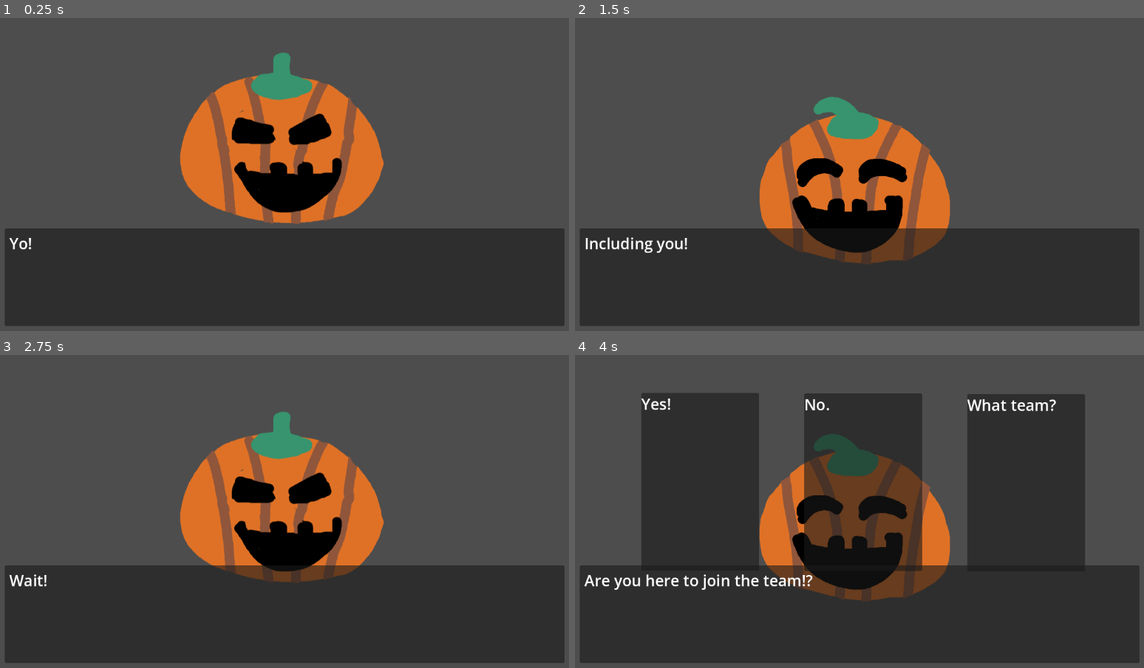
Above: before the commit, frames 1-4 (two rows, left to right).
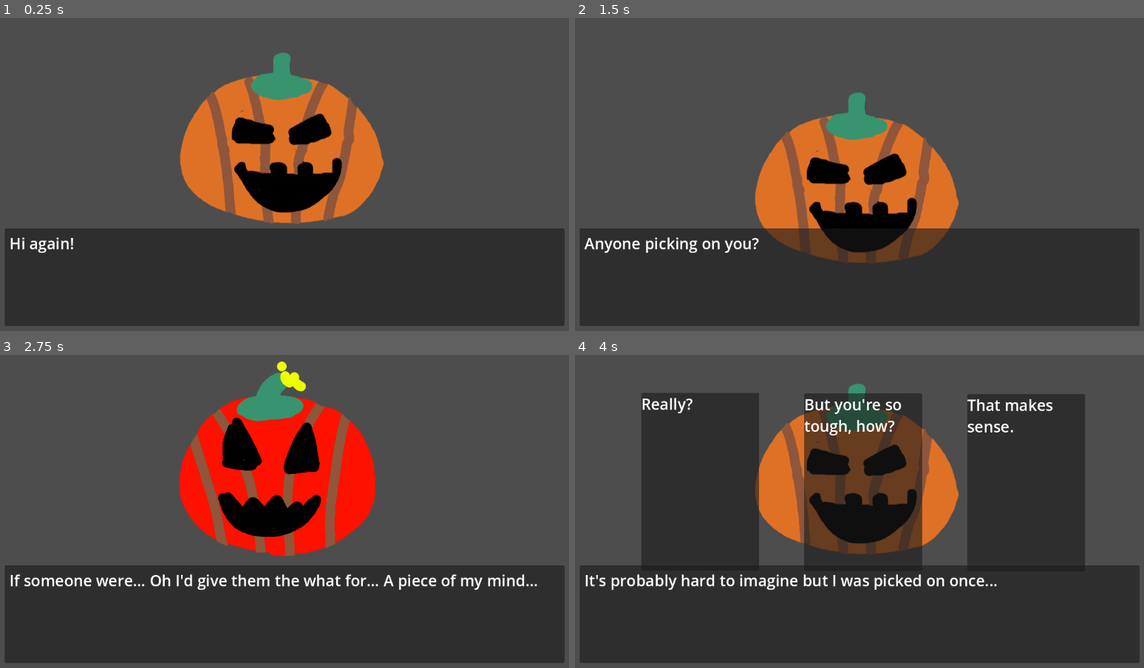
Above: after the commit, the same moments.

Repository: EuanGould/BlongersQuest2
Game: Godot game, scene res://Scenes/Dialogue.tscn
Two runs of this game, one before a commit and one after it. Both use one fixed random seed, a clock stepped at 60 frames per second and the inputs below.
Inputs:
- Up to frame 1 (0.25 s): no input
- Up to frame 2 (1.5 s): tap Space (progressDialogue) at 0.6, 1.35 s
- Up to frame 3 (2.75 s): tap Space (progressDialogue) at 2.1 s
- Up to frame 4 (4 s): tap Space (progressDialogue) at 2.85, 3.6 s

The runs differ from the first frame. In frame 1, 0.2% of the frame differs, in the area x 1-13%, y 70-75%; in frame 2, 5.6%; in frame 3, 19%, in the area x 1-95%, y 1-75%; in frame 4, 17%.

Commit message:
more dialogue

Diff:
--- a/Scenes/dialoguemanager.gd
+++ b/Scenes/dialoguemanager.gd
@@ -17,7 +17,7 @@
 	portrait = $NewPortrait
 	dialogue_box = $DialogueBox
 	choices_box = $ChoiceBox
-	file = 'res://Text/pumpkin/pumpkin1.txt'
+	file = 'res://Text/pumpkin/pumpkin2.txt'
 	dialogue = load_file(file)
 	updateDialogue()
 
Not shown, changed: Text/pumpkin/pumpkin2.txt
